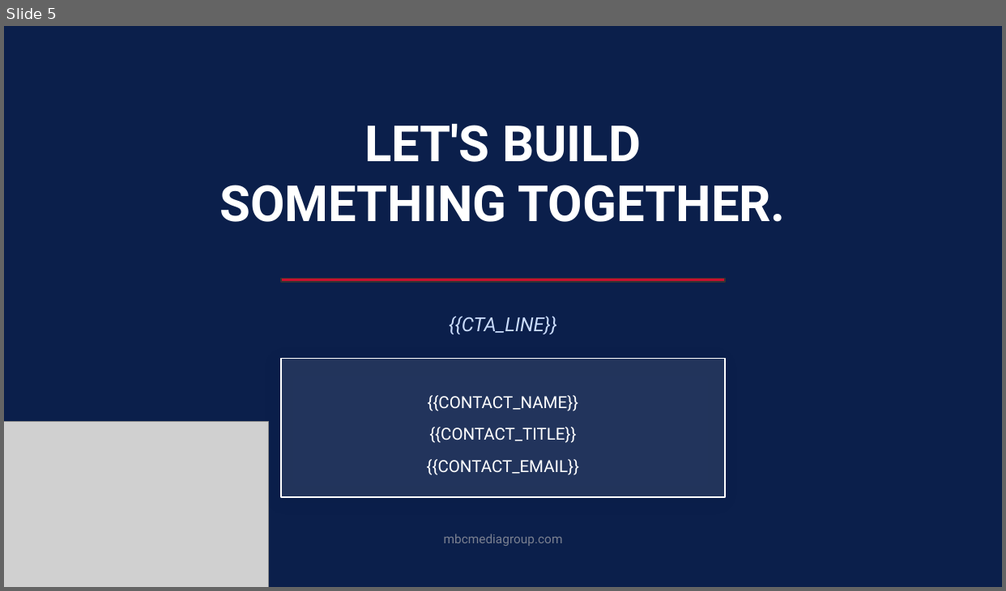
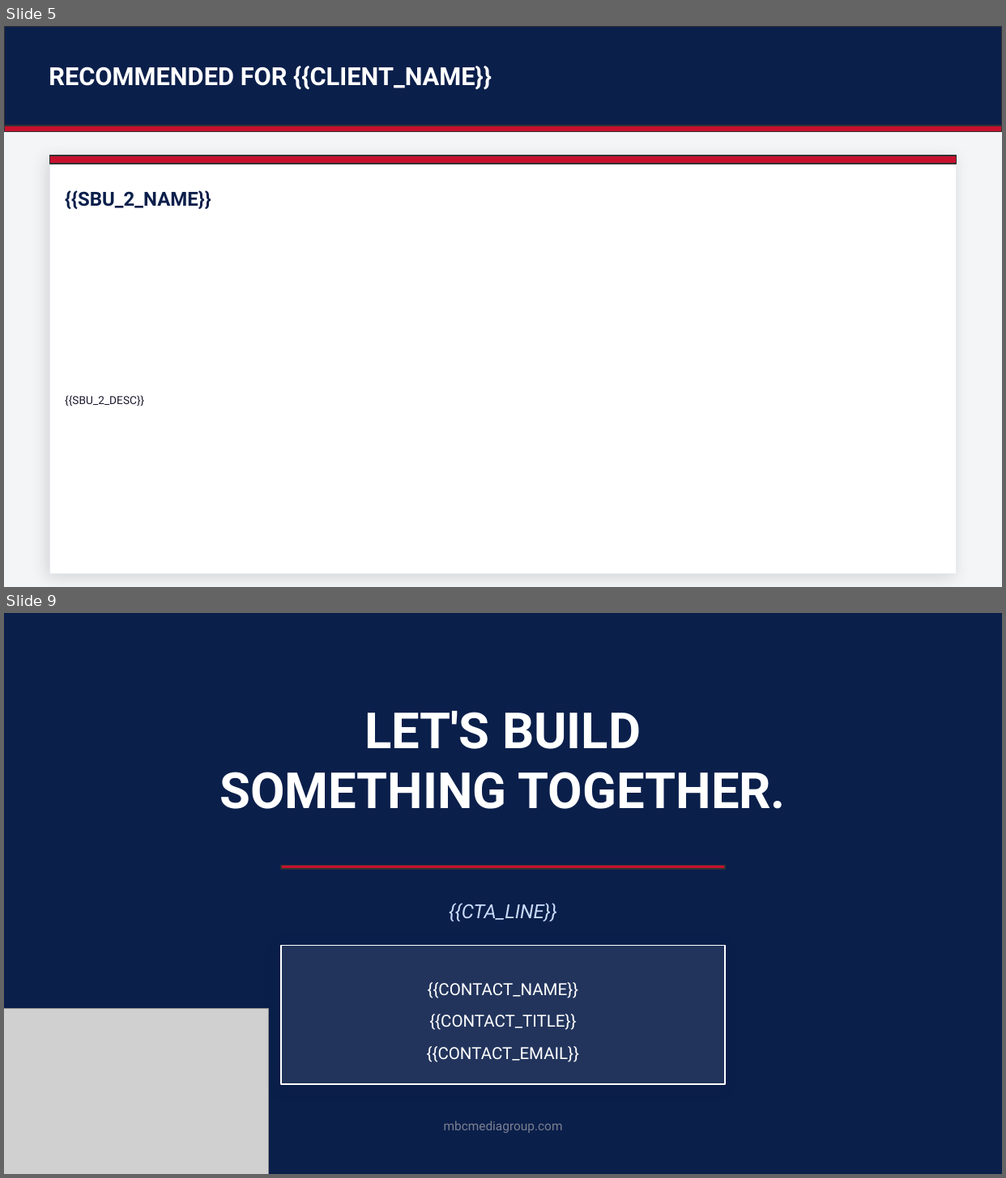
Before and after one commit to reesetirona/mbc-media-kit, a slide deck: master-deck/MBC_MASTER_DECK.pptx. Shown one above the other, each under a label of ours: slide 5 before the commit, slides 5 and 9 after it; the slides between them are not shown. The pictures are 1006x591 and 1006x1178 pixels, drawn with LibreOffice and Linux fonts; fonts in the diff are those of the drawing; grey boxes stand for pictures. Boxes give left, top, right and bottom in pixels: in the first picture for what was removed or moved away, otherwise in the second. Text is boxed around its words. In the diff, an @@ line names an element or a change of style, - is before the commit and + after.

```diff
--- a/master-deck/MBC_MASTER_DECK.pptx
+++ b/master-deck/MBC_MASTER_DECK.pptx
@@ slide 5 added at (4, 26, 1002, 587), background #F4F5F7 @@
@@ rectangle added at (4, 26, 1002, 126), fill #0B1F4B, outline #333333 1 pt @@
@@ text added at (49, 66, 492, 90), 18 pt, text #FFFFFF, bold @@
+RECOMMENDED FOR {{CLIENT_NAME}}
@@ rectangle added at (4, 126, 1002, 132), fill #C8102E, outline #333333 1 pt @@
@@ rectangle added at (50, 156, 956, 574), fill #FFFFFF, outline #E8EAF0 1 pt @@
@@ rectangle added at (50, 156, 956, 164), fill #C8102E, outline #333333 1 pt @@
@@ text added at (65, 190, 211, 209), 14 pt, text #0B1F4B, bold @@
+{{SBU_2_NAME}}
@@ text added at (65, 395, 144, 407), 8 pt, text #1A1A2E @@
+{{SBU_2_DESC}}
@@ what was slide 5 is now slide 9 @@
```
Also in this commit, not shown: 4 slides changed, 3 other slides added.
